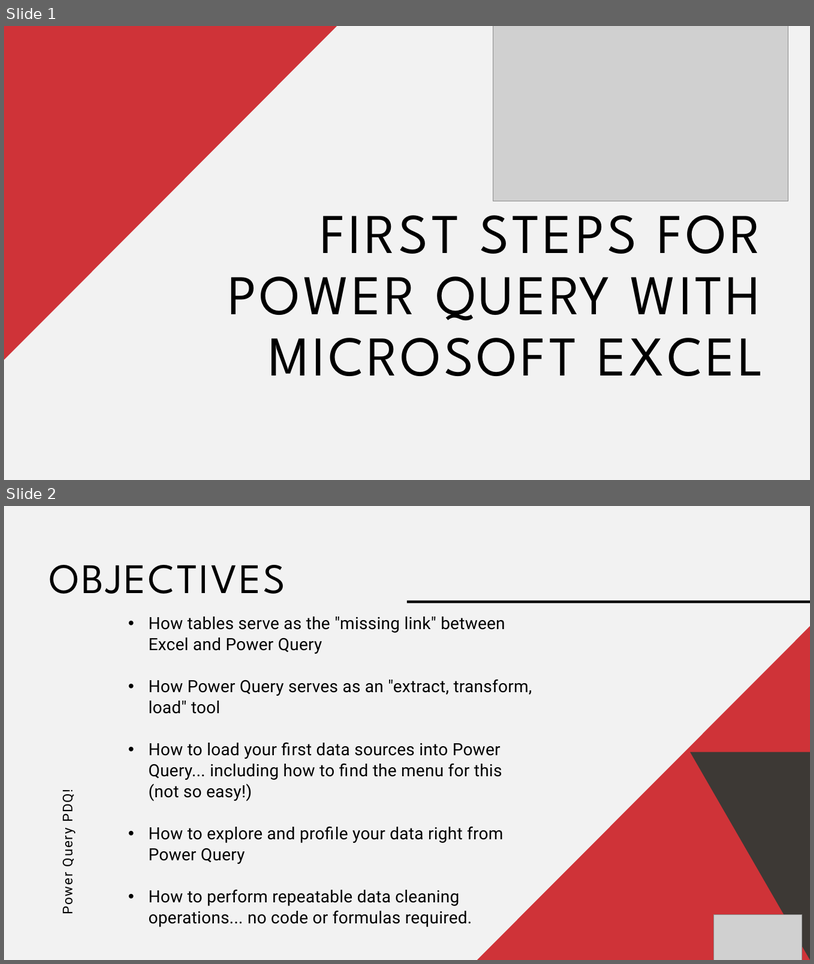
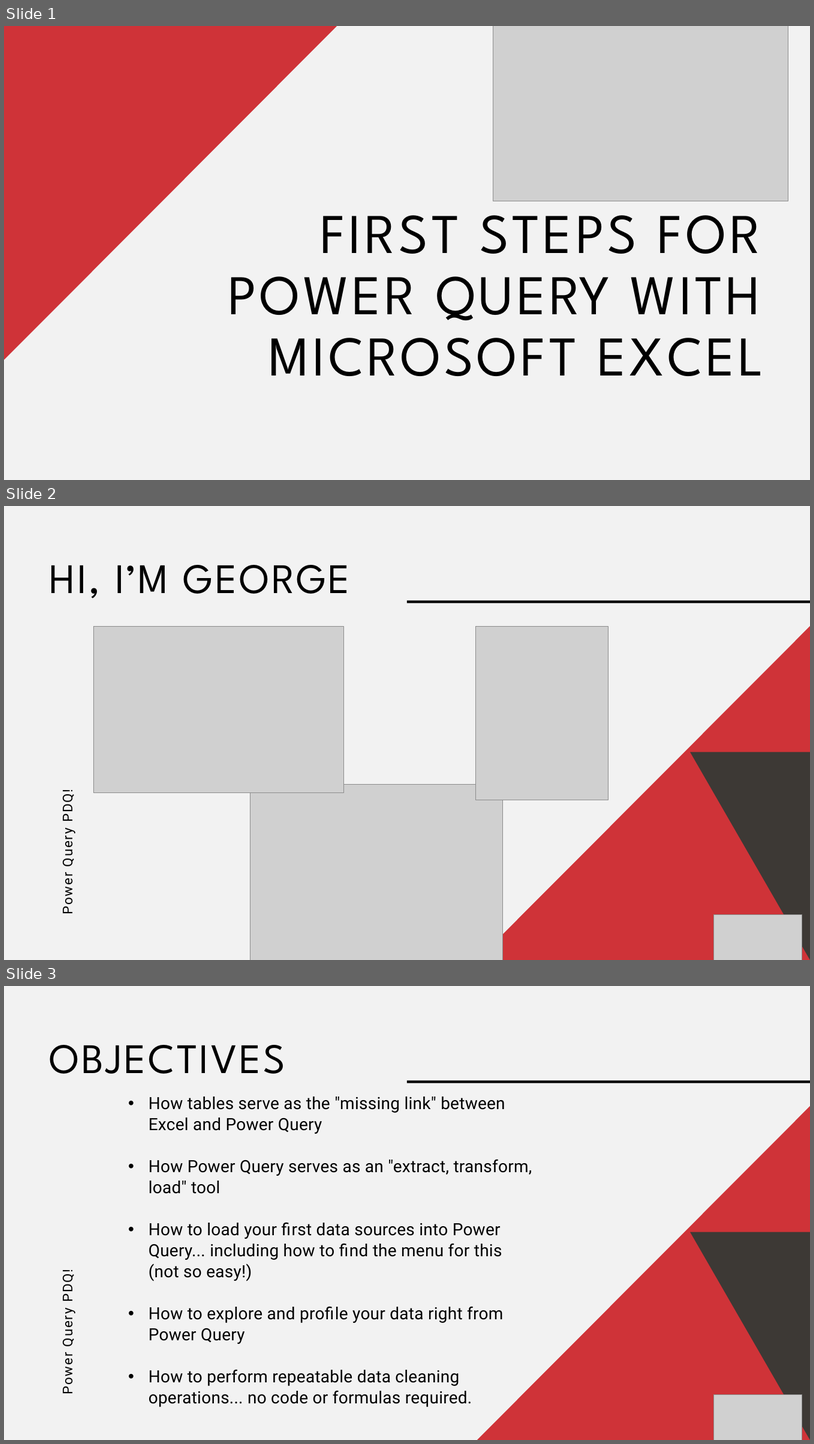
Before and after one commit to stringfestdata/pq-pdq, a slide deck: pq-pdq.pptx. Shown one above the other, each under a label of ours: slides 1 and 2 before the commit, slides 1, 2 and 3 after it. The pictures are 814x964 and 814x1444 pixels, drawn with LibreOffice and Linux fonts; fonts in the diff are those of the drawing; grey boxes stand for pictures; background and template pictures are left out. Boxes give left, top, right and bottom in pixels: in the first picture for what was removed or moved away, otherwise in the second. Text is boxed around its words. In the diff, an @@ line names an element or a change of style, - is before the commit and + after.

```diff
--- a/pq-pdq.pptx
+++ b/pq-pdq.pptx
@@ slide 2 added at (4, 506, 810, 960), background #F2F2F2 @@
@@ text added at (50, 565, 351, 598), 75 pt, text #000000 @@
+HI, I’M GEORGE
@@ rectangle added at (407, 600, 810, 603), fill #000000 @@
@@ picture added at (93, 626, 344, 793) @@
@@ picture added at (476, 626, 608, 799) @@
@@ freeform shape added at (477, 626, 810, 960), fill #CF3338 @@
@@ freeform shape added at (690, 751, 810, 960), fill #3D3935 @@
@@ picture added at (250, 784, 503, 960) @@
@@ text added at (59, 794, 77, 913), 24 pt, text #000000 @@
+Power Query PDQ!
@@ picture added at (714, 914, 803, 960) @@
@@ what was slide 2 is now slide 3 @@
```
Also in this commit, not shown: 1 other slide added.
